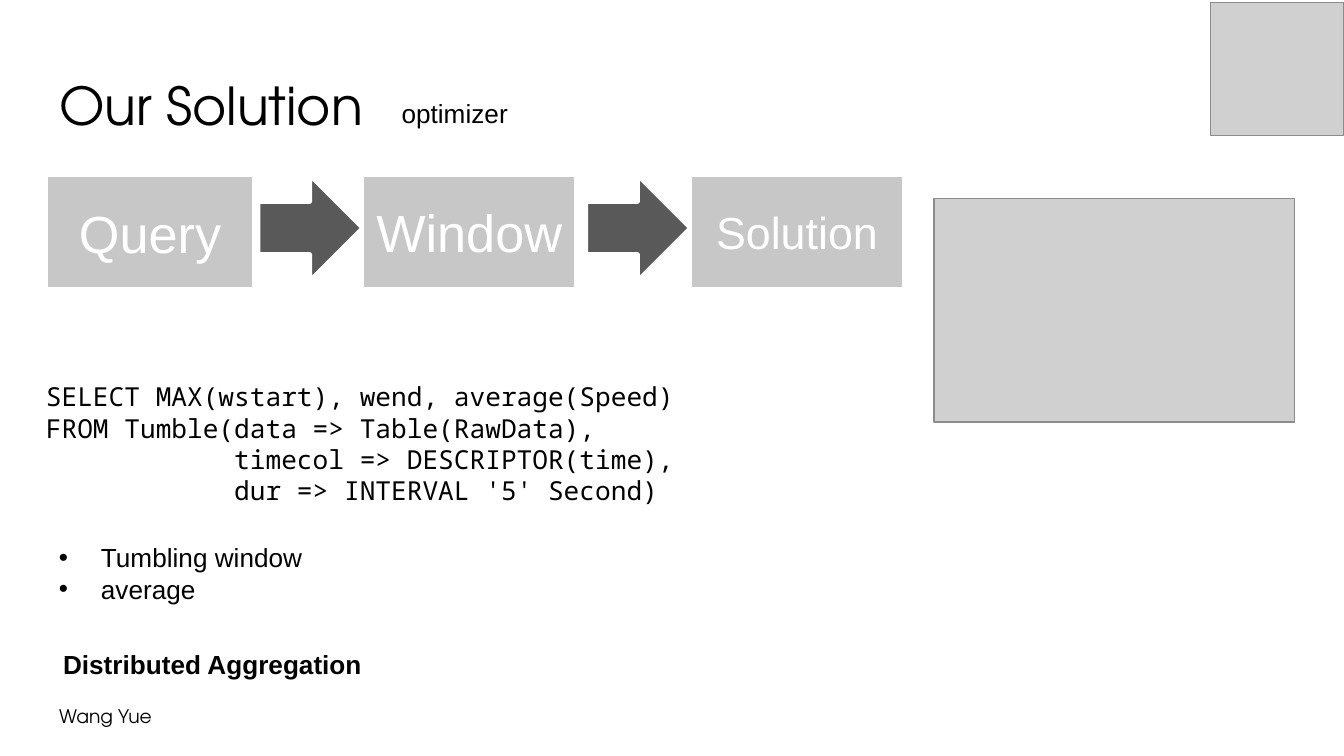
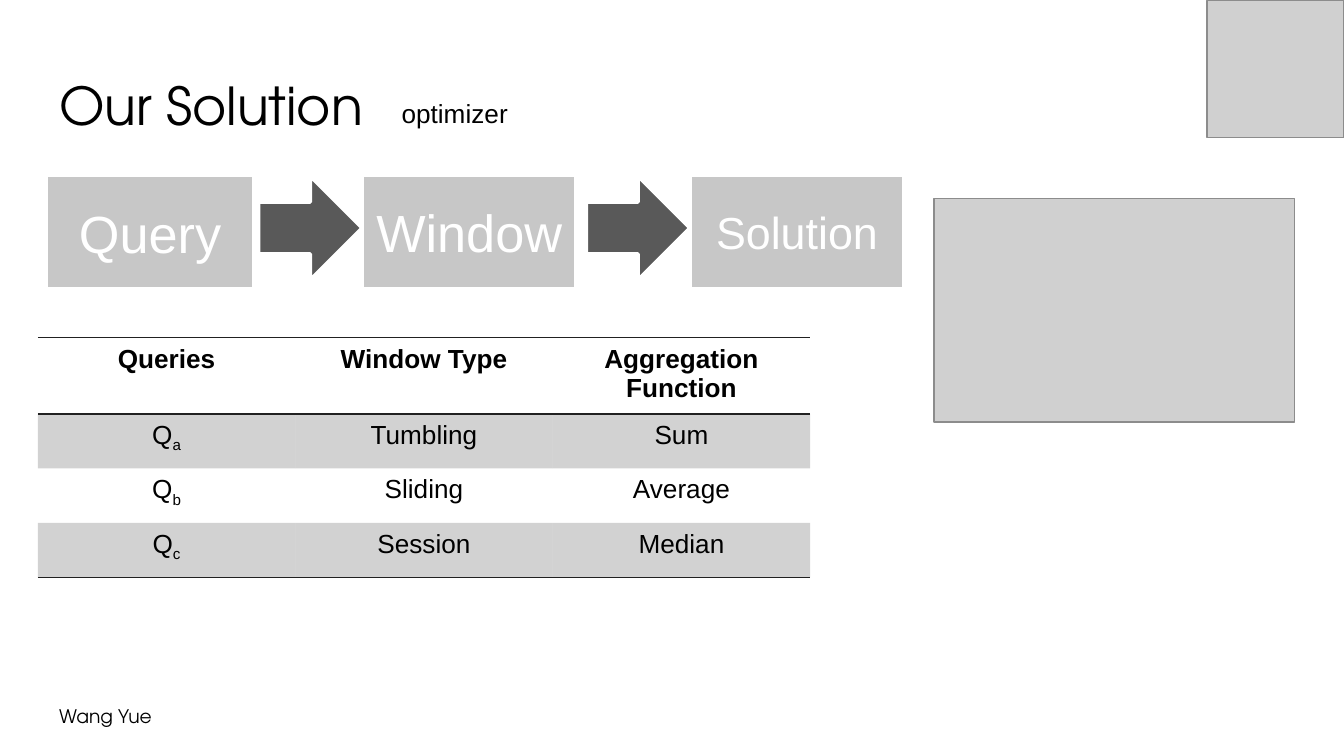
Before and after one commit to wywclmqf/DESengine, a slide deck: slide 23 of FigureScripts/symposium 2022-4.pptx (slide 25 before the commit). Drawn at 1344x756 pixels with LibreOffice and Linux fonts; fonts in the diff are those of the drawing; grey boxes stand for pictures; background and template pictures are left out. Boxes give left, top, right and bottom in pixels: in the first picture for what was removed or moved away, otherwise in the second. Text is boxed around its words. In the diff, an @@ line names an element or a change of style, - is before the commit and + after.

```diff
--- a/FigureScripts/symposium 2022-4.pptx
+++ b/FigureScripts/symposium 2022-4.pptx
@@ picture added at bbox=[1207, 0, 1344, 137] @@
@@ table added at bbox=[38, 337, 812, 577], 4 rows, 3 columns @@
+Queries | Window Type | Aggregation Function
+Qa | Tumbling | Sum
+Qb | Sliding | Average
+Qc | Session | Median
@@ text removed at bbox=[46, 386, 674, 504] @@
-SELECT MAX(wstart), wend, average(Speed)
-FROM Tumble(data => Table(RawData),
-timecol => DESCRIPTOR(time),
-dur => INTERVAL '5' Second)
@@ text removed at bbox=[101, 548, 302, 604] @@
-• Tumbling window
-• average
@@ text removed at bbox=[63, 655, 361, 679] @@
-Distributed Aggregation
```
Also in this commit, not shown: 29 other slides changed, 4 slides added, 10 slides removed, 5 other files.
